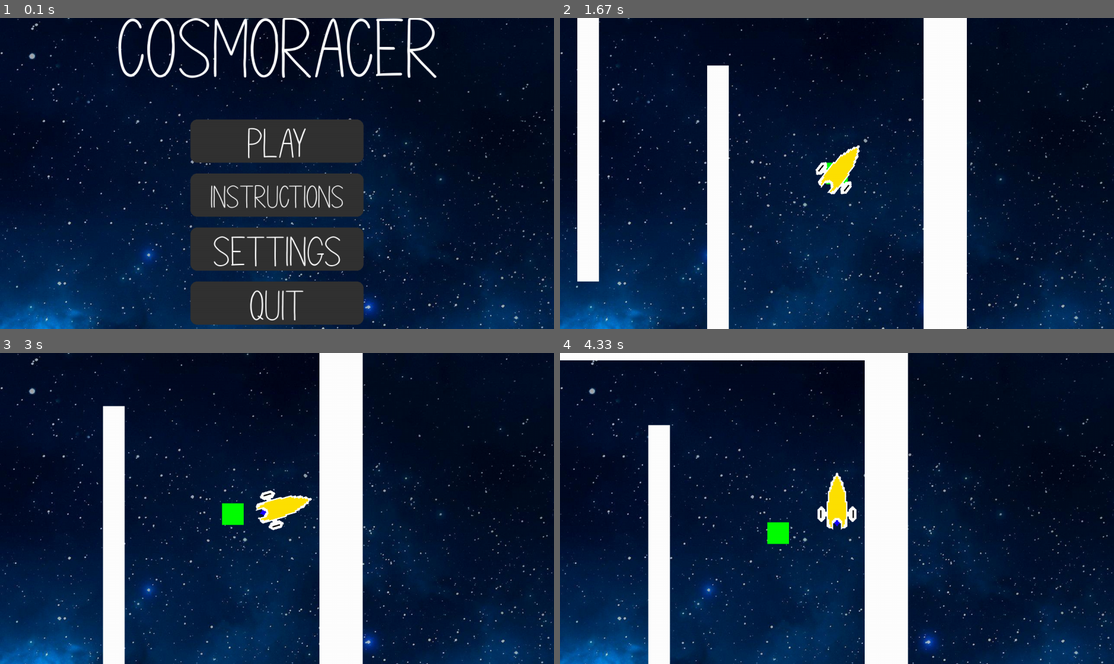
Above: before the commit, frames 1-4 (two rows, left to right).
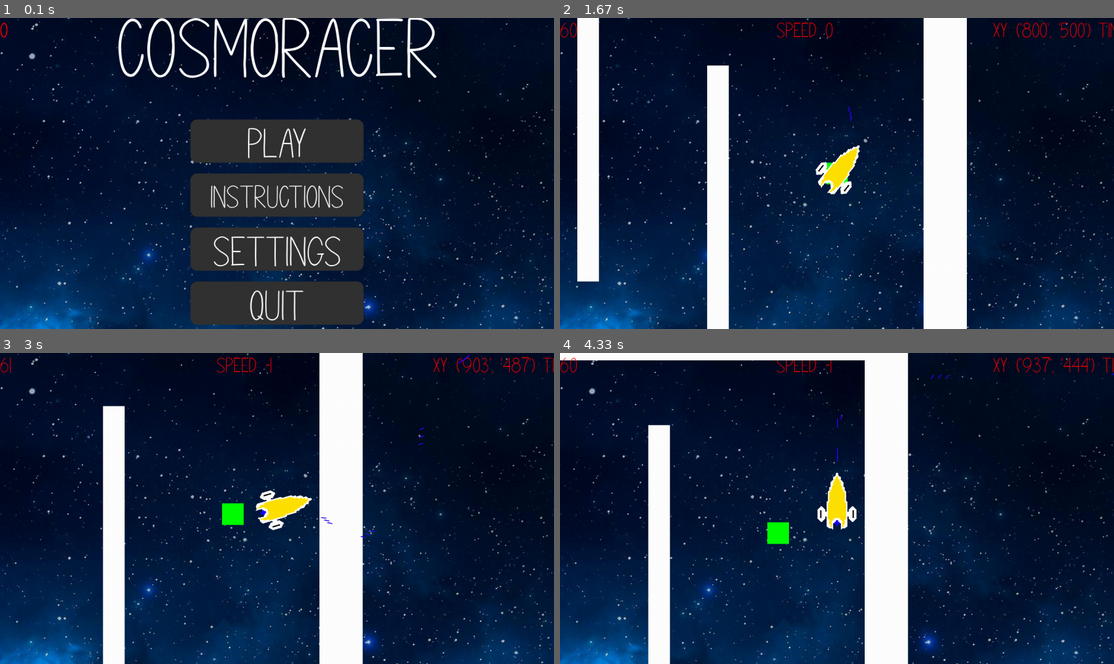
Above: after the commit, the same moments.

Repository: williamjamesj/pygame-project-williamjamesj
Game: pygame game, started from main.py
The game is run twice, just before and just after one commit, with the same random seed, the same clock (stepped at 60 frames per second) and the same inputs.
Inputs (mouse positions are in pixels of both pictures, inside the frame that each line leads up to):
- Up to frame 1 (0.1 s): no input
- Up to frame 2 (1.67 s): click (837, 142) at 0.38 s; click (792, 129) at 0.72 s; tap Space at 1, 1.4 s; hold Right from 1.33 s (still down)
- Up to frame 3 (3 s): tap Space at 1.7, 1.9, 2.23, 2.53, 2.73 s; release Right at 1.8 s; hold Up 1.83-2.13 s; hold Right 2.17-2.63 s; hold Left from 2.67 s (still down)
- Up to frame 4 (4.33 s): tap Space at 3.03, 3.3, 3.63, 3.93, 4.07 s; release Left at 3.2 s; hold Down 3.23-3.53 s; hold Left 3.57-3.97 s; hold Up from 4 s (still down)

The runs differ from the first frame. In frame 1, less than 0.1% of the frame differs, in the area x 0-2%, y 1-7%; in frame 2, 0.5%, in the area x 0-100%, y 1-34%; in frame 3, 0.5%; in frame 4, 0.4%.

Commit message:
added laser functionality

Diff:
--- /dev/null
+++ b/bullet.py
@@ -0,0 +1,28 @@
+import pygame
+from pygame.locals import *
+import globalvariables as globals
+import math
+def findxy(direction):
+        x = math.sin(math.radians(direction)) # Trigonometry.
+        y = math.cos(math.radians(direction)) # Thank you Stack Overflow: https://stackoverflow.com/questions/5346874/pygame-making-a-sprite-move-in-the-direction-it-is-facing.
+        return [x,y]
+class Bullet(pygame.sprite.Sprite):
+    def __init__(self,x,y,direction,speed):
+        super().__init__()
+        self.direction = direction
+        self.x = x; self.y = y
+        self.originalimage = pygame.image.load("resources/laser.png")
+        self.speed = speed
+        self.rect = self.originalimage.get_rect(center=(x,y))
+        self.mask = pygame.mask.from_surface(self.originalimage)
+        return
+    def update(self):
+        x,y = findxy(self.direction)
+        self.x += x*-1*self.speed
+        self.y += y*-1*self.speed
+        self.image = pygame.transform.rotate(self.originalimage,self.direction)
+        self.mask = pygame.mask.from_surface(self.image) # Recalculate the mask so that it adapts to the new direction that it is facing, otherwise the hit box will be very wrong.
+        self.rect = self.image.get_rect(center=(self.x-globals.playerspaceship.percievedx,self.y-globals.playerspaceship.percievedy))
+    def draw(self):
+        globals.screen.blit(self.image,(self.rect.x,self.rect.y))
+        return
--- a/gameplay.py
+++ b/gameplay.py
@@ -11,18 +11,20 @@
     globals.playerorigin = globals.dimensions[0]/2,globals.dimensions[1]/2
     globals.allobjects = pygame.sprite.Group()
     globals.allnonplayers = pygame.sprite.Group()
+    globals.bullets = pygame.sprite.Group()
     playLevel(level)
     return
 def updatePlayer(keys):
     globals.screen.blit(globals.backgroundpicture, (0,0))
     if keys[pygame.K_ESCAPE]==1:
         globals.gamestage = "levelselect"
-    globals.playerspaceship.update(keys[pygame.K_UP]==1,keys[pygame.K_DOWN]==1,keys[pygame.K_LEFT]==1,keys[pygame.K_RIGHT]==1)
+    globals.playerspaceship.update(keys[pygame.K_UP]==1,keys[pygame.K_DOWN]==1,keys[pygame.K_LEFT]==1,keys[pygame.K_RIGHT]==1,keys[pygame.K_SPACE])
     globals.allnonplayers.update()
     globals.wincondition.update()
     globals.wincondition.draw()
     globals.spawnPoint.update()
     globals.spawnPoint.draw()
+    globals.bullets.update()
     if globals.debug:
         font = pygame.font.Font('resources/fonts/Nougat.ttf', 50)
         textobject = font.render(f"Speed: {str(math.ceil(globals.playerspaceship.speed))}", True, (255,0,0))
@@ -39,6 +41,7 @@
         globals.gamestage = "levelover"
     for i in globals.allnonplayers:
         if pygame.sprite.collide_mask(globals.playerspaceship,i) is not None:
+            globals.bullets.empty()
             globals.playerspaceship.percievedx = globals.spawnPointLocation[0]
             globals.playerspaceship.percievedy = globals.spawnPointLocation[1]
             globals.playerspaceship.speed = 0
--- a/globalvariables.py
+++ b/globalvariables.py
@@ -10,7 +10,7 @@
 levelobstacles = None
 playerspaceship = None
 allobjects = None
-debug = False # Gives helpful features like fps counter, useful for debugging, not for the end-user to see.
+debug = True # Gives helpful features like fps counter, useful for debugging, not for the end-user to see.
 allnonplayers = False
 lang = None
 languagesdict = None
@@ -24,3 +24,4 @@
 coins = 0
 leveloverbackbutton = None
 coinsgained = 0
+bullets = None
--- a/levels.py
+++ b/levels.py
@@ -37,9 +37,9 @@
 def levelnine():
     print("level nine")
 def playLevel(level):
-    globals.gamestage = "game"
     globals.level = level
     if level == 1:
+        globals.gamestage = "game"
         levelone()
     elif level == 2 and globals.unlockedlevel<=2:
         leveltwo()
--- a/main.py
+++ b/main.py
@@ -48,6 +48,7 @@
         updatePlayer(pygame.key.get_pressed())
         globals.allobjects.draw(globals.screen)
         globals.allnonplayers.draw(globals.screen)
+        globals.bullets.draw(globals.screen)
         menurendered = True
         levelrendered = False
         globals.leveltimer.tick()
--- a/obstacle.py
+++ b/obstacle.py
@@ -1,6 +1,5 @@
 import pygame
 from pygame.locals import *
-import buttons
 import globalvariables as globals
 class Barrier(pygame.sprite.Sprite):
     '''Draws an obstacle'''
--- a/spaceship.py
+++ b/spaceship.py
@@ -3,6 +3,7 @@
 import globalvariables as globals
 import math
 import os
+from bullet import Bullet
 def findxy(direction):
         x = math.sin(math.radians(direction)) # Trigonometry.
         y = math.cos(math.radians(direction)) # I'm not even going to pretend I thought of this by myself: https://stackoverflow.com/questions/5346874/pygame-making-a-sprite-move-in-the-direction-it-is-facing.
@@ -32,7 +33,7 @@
         self.percievedx = coords[0]
         self.percievedy = coords[1]
         return
-    def update(self,doThrust,doSlow,left,right):
+    def update(self,doThrust,doSlow,left,right,doshoot):
         if doThrust:
             self.speed -= self.acceleration # Going forwards (what we think is forwards) is actually going backwards to pygame, so we just "slow down" to speed up and vice versa
         if doSlow:
@@ -41,6 +42,8 @@
             self.direction += self.turnspeed
         if right:
             self.direction -= self.turnspeed
+        if doshoot:
+            globals.bullets.add(Bullet(globals.playerorigin[0]+self.percievedx,globals.playerorigin[1]+self.percievedy, self.direction, 10))
         if self.speed > 0: # Stops the spaceship from going in reverse, because thats not what spaceships do.
             self.speed = 0
         if self.speed < self.maxspeed*-1:
Binary file added: resources/laser.png
